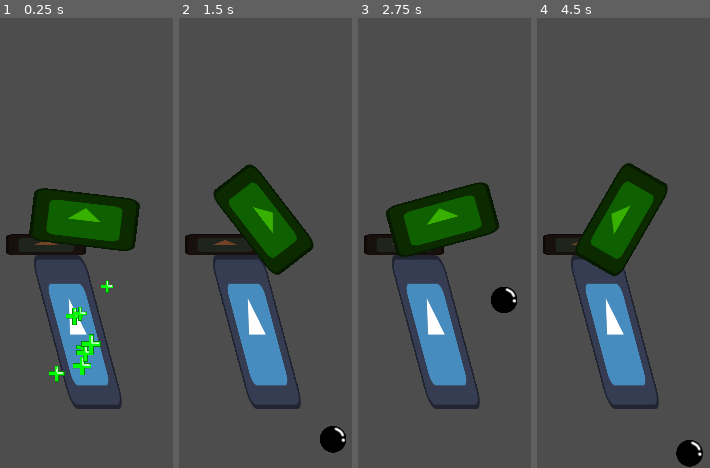
Above: before the commit, frames 1-4 (left to right).
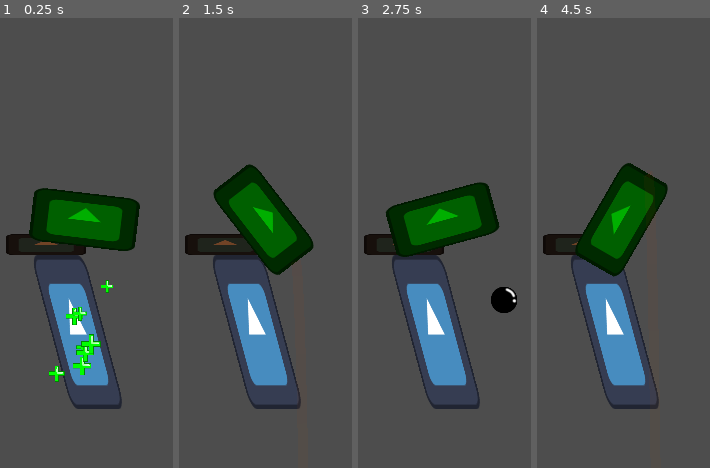
Above: after the commit, the same moments.

Repository: GabrFelps/Protect-LABIRAS
Game: Godot game, scene res://scenes/world.tscn
The game is run twice, just before and just after one commit, with the same random seed, the same clock (stepped at 60 frames per second) and the same inputs. The project has no main scene, so this scene is started directly. The engine's default icon, where the game draws it, is replaced by a stand-in: a white triangle on a blue panel in a dark square.
Inputs (mouse positions are in pixels of both pictures, inside the frame that each line leads up to):
- Up to frame 1 (0.25 s): no input
- Up to frame 2 (1.5 s): move the mouse to (outside the picture) at 0.52 s; click (outside the picture) at 0.67 s; move the mouse to (270, 265) at 1.27 s; click (270, 265) at 1.42 s
- Up to frame 3 (2.75 s): move the mouse to (outside the picture) at 2.02 s; click (outside the picture) at 2.17 s
- Up to frame 4 (4.5 s): move the mouse to (outside the picture) at 2.77 s; click (outside the picture) at 2.92 s; move the mouse to (outside the picture) at 3.52 s; click (outside the picture) at 3.67 s; move the mouse to (549, 175) at 4.27 s; click (549, 175) at 4.42 s

The runs differ from the first frame. In frame 1, 0.3% of the frame differs, in the area x 39-58%, y 42-46%; in frame 2, 1.0%; in frame 3, 0.3%; in frame 4, 1.0%, in the area x 42-96%, y 34-100%.

Commit message:
feat: prévia da trajetoria do projetil adicionada

Diff:
--- a/game/scenes/cannon.tscn
+++ b/game/scenes/cannon.tscn
@@ -1,7 +1,11 @@
-[gd_scene load_steps=3 format=3 uid="uid://wlsbi66507wv"]
+[gd_scene load_steps=4 format=3 uid="uid://wlsbi66507wv"]
 
 [ext_resource type="Texture2D" uid="uid://dmjh45flc8afq" path="res://icon.svg" id="1_38htl"]
 [ext_resource type="Script" path="res://scripts/cannon.gd" id="1_vairv"]
+
+[sub_resource type="Gradient" id="Gradient_hdi2m"]
+offsets = PackedFloat32Array(0.00561798, 0.395833, 0.8125)
+colors = PackedColorArray(0.755704, 0.232752, 7.24665e-08, 1, 0.453871, 0.520321, 1.62e-07, 1, 0.350973, 0.618356, 1.92523e-07, 1)
 
 [node name="Cannon" type="Area2D"]
 script = ExtResource("1_vairv")
@@ -13,7 +17,7 @@
 texture = ExtResource("1_38htl")
 
 [node name="CannonBarrel" type="Sprite2D" parent="."]
-modulate = Color(0.220558, 0.689736, 0, 1)
+self_modulate = Color(0, 0.686638, 3.85046e-07, 1)
 position = Vector2(34, 0)
 scale = Vector2(1, 0.5)
 texture = ExtResource("1_38htl")
@@ -21,3 +25,9 @@
 [node name="ShootingPosition" type="Marker2D" parent="CannonBarrel"]
 position = Vector2(63, 0)
 scale = Vector2(1, 2)
+
+[node name="Trajectory" type="Line2D" parent="CannonBarrel/ShootingPosition"]
+unique_name_in_owner = true
+width = 12.0
+gradient = SubResource("Gradient_hdi2m")
+end_cap_mode = 2
--- a/game/scenes/cannonball.tscn
+++ b/game/scenes/cannonball.tscn
@@ -1,11 +1,27 @@
-[gd_scene load_steps=3 format=3 uid="uid://bxoeoq6gfjq77"]
+[gd_scene load_steps=5 format=3 uid="uid://bxoeoq6gfjq77"]
 
 [ext_resource type="Script" path="res://scripts/cannonball.gd" id="1_3k6lk"]
 [ext_resource type="Texture2D" uid="uid://cehfn8o5lhkmy" path="res://assets/cannonball.png" id="1_ccw4p"]
+[ext_resource type="Script" path="res://scripts/utils/hitbox.gd" id="3_pie63"]
+
+[sub_resource type="CircleShape2D" id="CircleShape2D_w4620"]
 
 [node name="Cannonball" type="RigidBody2D"]
+mass = 0.5
+center_of_mass_mode = 1
 script = ExtResource("1_3k6lk")
 
 [node name="Sprite" type="Sprite2D" parent="."]
 scale = Vector2(0.5, 0.5)
 texture = ExtResource("1_ccw4p")
+
+[node name="HitBox" type="Area2D" parent="."]
+collision_layer = 0
+collision_mask = 3
+script = ExtResource("3_pie63")
+
+[node name="CollisionShape2D" type="CollisionShape2D" parent="HitBox"]
+scale = Vector2(1.71056, 1.71056)
+shape = SubResource("CircleShape2D_w4620")
+
+[connection signal="area_entered" from="HitBox" to="." method="_on_hit_box_area_entered"]
--- /dev/null
+++ b/game/scenes/cannonball2.tscn
@@ -0,0 +1,10 @@
+[gd_scene load_steps=2 format=3 uid="uid://dx1qpa8be7sah"]
+
+[ext_resource type="Texture2D" uid="uid://cehfn8o5lhkmy" path="res://assets/cannonball.png" id="1_6fvvo"]
+
+[node name="Cannonball" type="Area2D"]
+
+[node name="Sprite" type="Sprite2D" parent="."]
+texture_filter = 2
+scale = Vector2(0.5, 0.5)
+texture = ExtResource("1_6fvvo")
--- /dev/null
+++ b/game/scenes/ground.tscn
@@ -0,0 +1,9 @@
+[gd_scene load_steps=2 format=3 uid="uid://pmv2jcvf4u1c"]
+
+[sub_resource type="WorldBoundaryShape2D" id="WorldBoundaryShape2D_xpt70"]
+
+[node name="Ground" type="Area2D"]
+collision_mask = 0
+
+[node name="CollisionShape2D" type="CollisionShape2D" parent="."]
+shape = SubResource("WorldBoundaryShape2D_xpt70")
--- a/game/scenes/world.tscn
+++ b/game/scenes/world.tscn
@@ -1,7 +1,8 @@
-[gd_scene load_steps=3 format=3 uid="uid://bqknges673yk4"]
+[gd_scene load_steps=4 format=3 uid="uid://bqknges673yk4"]
 
 [ext_resource type="PackedScene" uid="uid://wlsbi66507wv" path="res://scenes/cannon.tscn" id="1_eet01"]
 [ext_resource type="PackedScene" uid="uid://tyisjv06sou1" path="res://scenes/wall.tscn" id="2_7jij6"]
+[ext_resource type="PackedScene" uid="uid://pmv2jcvf4u1c" path="res://scenes/ground.tscn" id="3_6kyds"]
 
 [node name="World" type="Node2D"]
 
@@ -11,3 +12,8 @@
 [node name="Cannon" parent="." instance=ExtResource("1_eet01")]
 position = Vector2(245, 242)
 launchPowMultiplier = 10.0
+
+[node name="Ground" parent="." instance=ExtResource("3_6kyds")]
+position = Vector2(468, 466)
+
+[editable path="Cannon"]
--- a/game/scripts/cannon.gd
+++ b/game/scripts/cannon.gd
@@ -2,16 +2,22 @@
 @onready var cannonBall : PackedScene = preload("res://scenes/cannonball.tscn");
 @onready var launchDirection : float;
 @onready var shootingMarker: Marker2D = $CannonBarrel/ShootingPosition;
+@onready var trajectory : Line2D = %Trajectory;
 
-var launchPower: float = 0.0;
+var launchPower : float = 0.0;
+var maxPoints : int = 125;
 
-@export var launchPowMultiplier: float
+@export var launchPowMultiplier: float;
+
+func _ready():
+	trajectory.hide();
 
 func _physics_process(delta: float):
 	look_to_mouse($CannonBarrel);
+	_update_trajectory(delta);
 	if launchPower > 0:
 		launchPower = min(launchPower + 0.7, 100.0);
-		#print("Power: ", launchPower)
+	trajectory.modulate.a = launchPower/45;
 
 ## Input do mouse
 func _input(event: InputEvent) -> void:
@@ -19,20 +25,22 @@
 	if event is InputEventMouseButton:
 		# Aumentar a força da bola
 		if event.is_pressed():
+			trajectory.show();
 			launchPower += 0.1;
 
 		# Soltar a bola
 		if event.is_released():
 			launchDirection = $CannonBarrel.rotation_degrees;
-			var _shootingPos = shootingMarker.global_position
+			var _shootingPos = shootingMarker.global_position;
 			shoot(launchPower, _shootingPos);
 			launchPower = 0.0;
+			trajectory.hide();
 
 ## Atira uma bola de canhão com a força e posição setadas
 func shoot(launchPower: float, shootingPosition) -> void:
-	print("Projétil disparado com %s na direção %s graus." %[launchPower, launchDirection]);
+	#print("Projétil disparado com %s na direção %s graus." %[launchPower, launchDirection]);
 	# Instancia da bola
-	var _cannonball = cannonBall.instantiate() as RigidBody2D;
+	var _cannonball = cannonBall.instantiate();
 	# Posicao da bola começa sendo a do marker
 	_cannonball.global_position = shootingPosition;
 
@@ -49,3 +57,17 @@
 func look_to_mouse(node: Node):
 	node.look_at(get_global_mouse_position());
 	node.rotation_degrees = clamp(rad_to_deg(get_angle_to(get_global_mouse_position())),-60,60);
+
+## Atualiza a trajetória do projétil
+func _update_trajectory(delta):
+	trajectory.clear_points(); # limpa a trajetoria anterior
+	#print(shootingMarker.global_position)
+	var pos = Vector2.ZERO;
+	var vel = shootingMarker.global_transform.x * launchPower*launchPowMultiplier;
+	for i in maxPoints:
+		trajectory.add_point(pos);
+		trajectory.global_rotation = 0;
+		vel.y += gravity * delta;
+		pos += vel * delta;
+		#if pos.y > $Ground.position.y - 25:
+			#break
--- a/game/scripts/cannonball.gd
+++ b/game/scripts/cannonball.gd
@@ -1,11 +1,5 @@
 extends RigidBody2D
 
-
-# Called when the node enters the scene tree for the first time.
-func _ready():
-	print(linear_velocity);
-
-
-# Called every frame. 'delta' is the elapsed time since the previous frame.
-func _process(delta):
-	pass
+func _on_hit_box_area_entered(area):
+	print("COLIDIU BATEU EITA PESTE");
+	queue_free();
--- /dev/null
+++ b/game/scripts/utils/hitbox.gd
@@ -0,0 +1 @@
+extends Area2D
